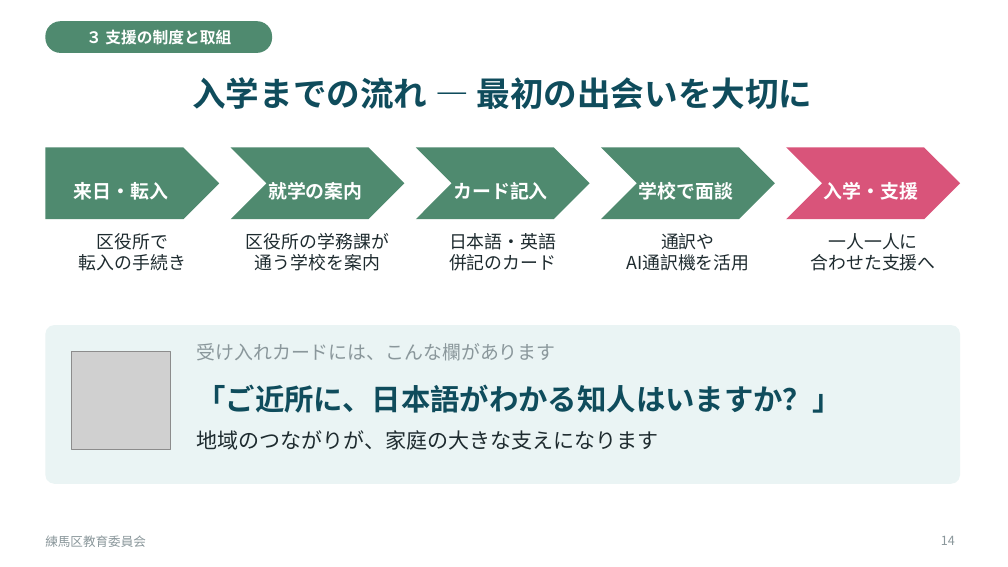
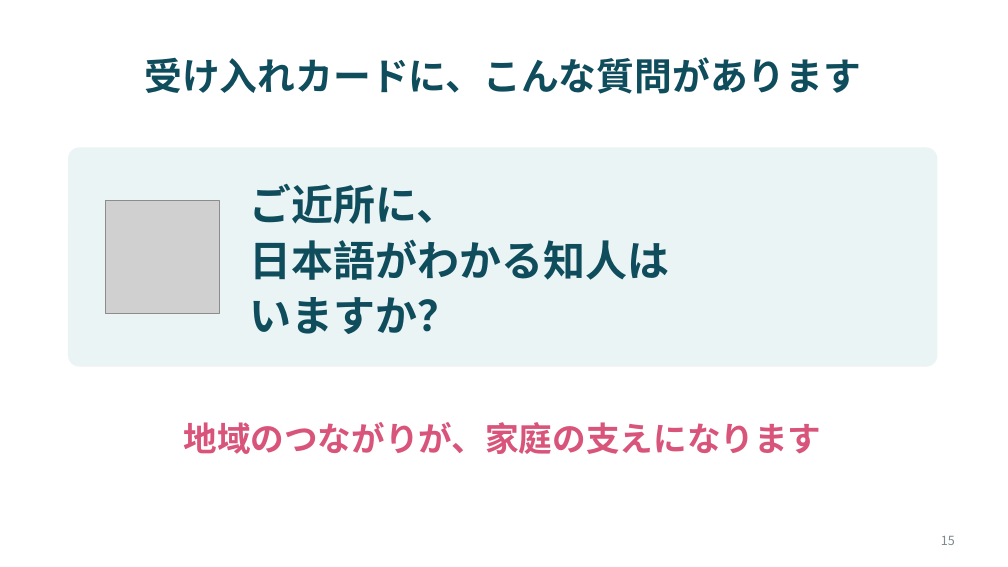
Before and after one commit to contynet730-star/con30, a slide deck: slide 15 of 民生児童委員研修/外国にルーツを持つ子どもたちと学校_R081125.pptx (slide 14 before the commit). Drawn at 1008x567 pixels with LibreOffice and Linux fonts; fonts in the diff are those of the drawing; grey boxes stand for pictures. Boxes give left, top, right and bottom in pixels: in the first picture for what was removed or moved away, otherwise in the second. Text is boxed around its words. In the diff, an @@ line names an element or a change of style, - is before the commit and + after.

```diff
--- a/民生児童委員研修/外国にルーツを持つ子どもたちと学校_R081125.pptx
+++ b/民生児童委員研修/外国にルーツを持つ子どもたちと学校_R081125.pptx
@@ rounded rectangle removed at [45, 21, 272, 53] @@
-３ 支援の制度と取組
@@ title "受け入れカードに、こんな質問があります" at [144, 57, 861, 94]: vertical alignment top to middle @@
@@ title at [144, 57, 861, 94]: text changed; size 18 to 36 pt; text colour #8A979B to #0F4C5C; bold on @@
-受け入れカードには、こんな欄があります
+受け入れカードに、こんな質問があります
@@ title removed at [192, 77, 812, 109] @@
-入学までの流れ ― 最初の出会いを大切に
@@ pentagon arrow removed at [45, 147, 219, 219] @@
-来日・転入
@@ rounded rectangle: place and size @@
-rounded rectangle at [45, 325, 960, 484]
+rounded rectangle at [68, 147, 938, 367]
@@ rounded rectangle at [68, 147, 938, 367]: proportions changed @@
@@ chevron removed at [231, 147, 405, 219] @@
-就学の案内
@@ chevron removed at [416, 147, 590, 219] @@
-カード記入
@@ chevron removed at [601, 147, 775, 219] @@
-学校で面談
@@ chevron removed at [786, 147, 960, 219] @@
-入学・支援
@@ picture: place and size @@
-picture at [72, 352, 170, 450]
+picture at [106, 200, 219, 314]
@@ text at [249, 184, 669, 334]: text changed; size 28 to 40 pt @@
-「ご近所に、日本語がわかる知人はいますか？」
+ご近所に、
+日本語がわかる知人は
+いますか？
@@ text removed at [79, 233, 186, 271] @@
-区役所で
-転入の手続き
@@ text removed at [246, 233, 389, 271] @@
-区役所の学務課が
-通う学校を案内
@@ text removed at [449, 233, 556, 271] @@
-日本語・英語
-併記のカード
@@ text removed at [626, 233, 749, 271] @@
-通訳や
-AI通訳機を活用
@@ text removed at [811, 233, 936, 271] @@
-一人一人に
-合わせた支援へ
@@ text "地域のつながりが、家庭の支えになります" at [183, 422, 821, 454]: vertical alignment top to middle @@
@@ text at [183, 422, 821, 454]: text changed; size 20 to 32 pt; text colour #1E2B2F to #D9547A; bold on @@
-地域のつながりが、家庭の大きな支えになります
+地域のつながりが、家庭の支えになります
@@ text removed at [45, 535, 146, 547] @@
-練馬区教育委員会
@@ page number removed at [941, 536, 955, 545] @@
-14
@@ page number added at [941, 536, 955, 545], 12 pt, text #7C898D @@
+15
```
Also in this commit, not shown: 15 other slides changed, 5 slides added, 4 slides removed, 1 other file.
